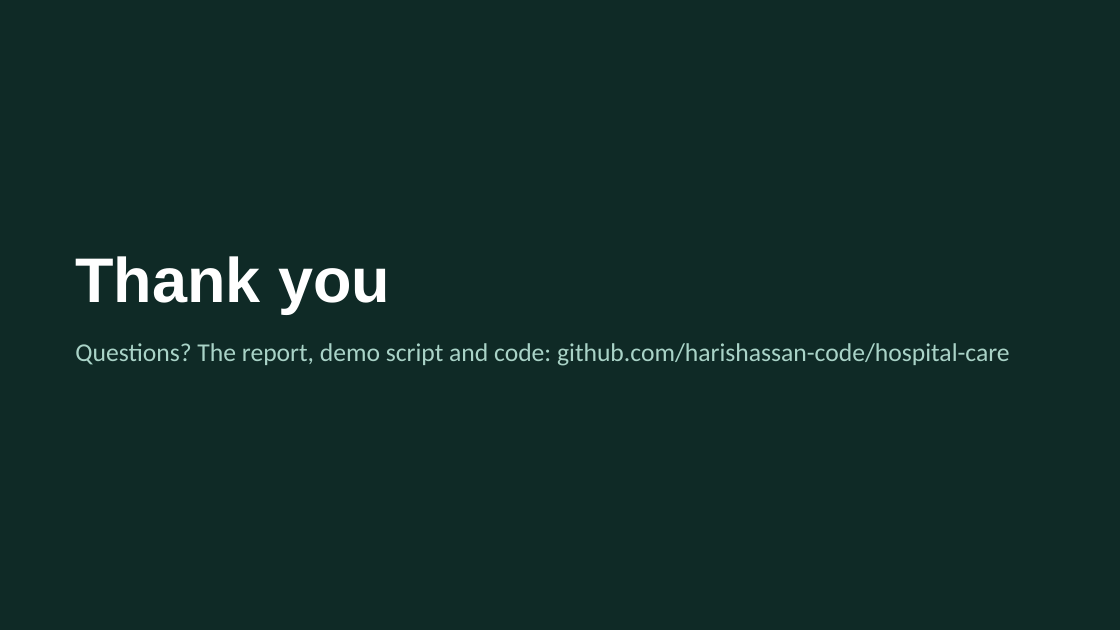
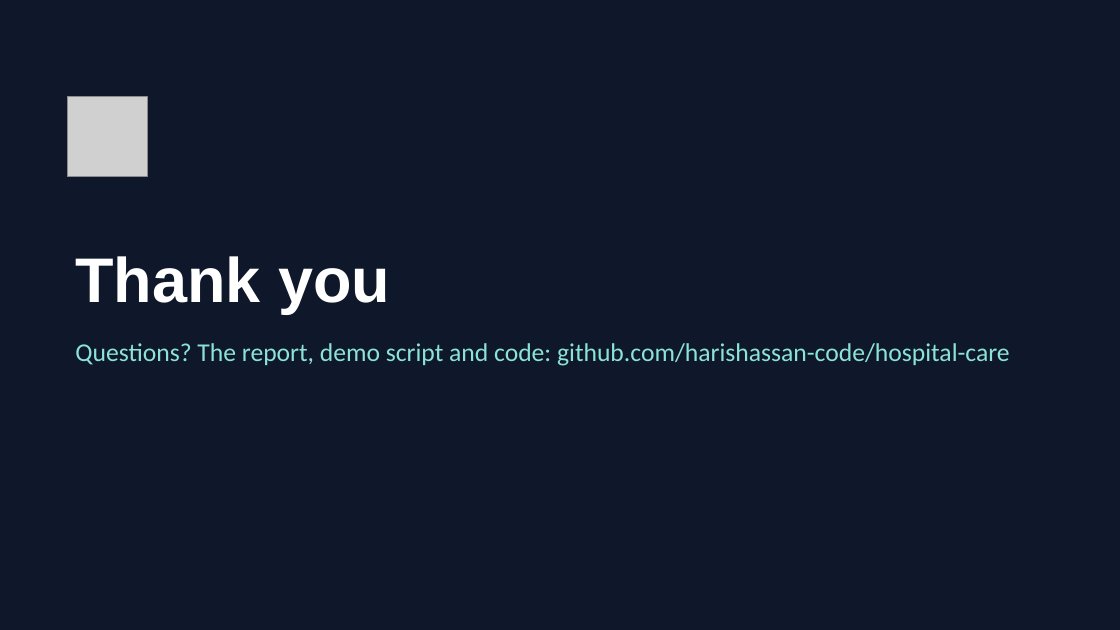
Before and after one commit to harishassan-code/hospital-care, a slide deck: slide 14 of docs/deliverables/final/final-presentation.pptx. Drawn at 1120x630 pixels with LibreOffice and Linux fonts; fonts in the diff are those of the drawing; grey boxes stand for pictures. Boxes give left, top, right and bottom in pixels: in the first picture for what was removed or moved away, otherwise in the second. Text is boxed around its words. In the diff, an @@ line names an element or a change of style, - is before the commit and + after.

```diff
--- a/docs/deliverables/final/final-presentation.pptx
+++ b/docs/deliverables/final/final-presentation.pptx
@@ background #0F2A26 to #0F172A @@
@@ picture added at bbox=[67, 97, 147, 176] @@
@@ text "Questions? The report, demo script ..." at bbox=[75, 343, 1010, 366]: text colour #A9D3C7 to #8BE3D6 @@
```
Also in this commit, not shown: 12 other slides changed, 10 other files.
